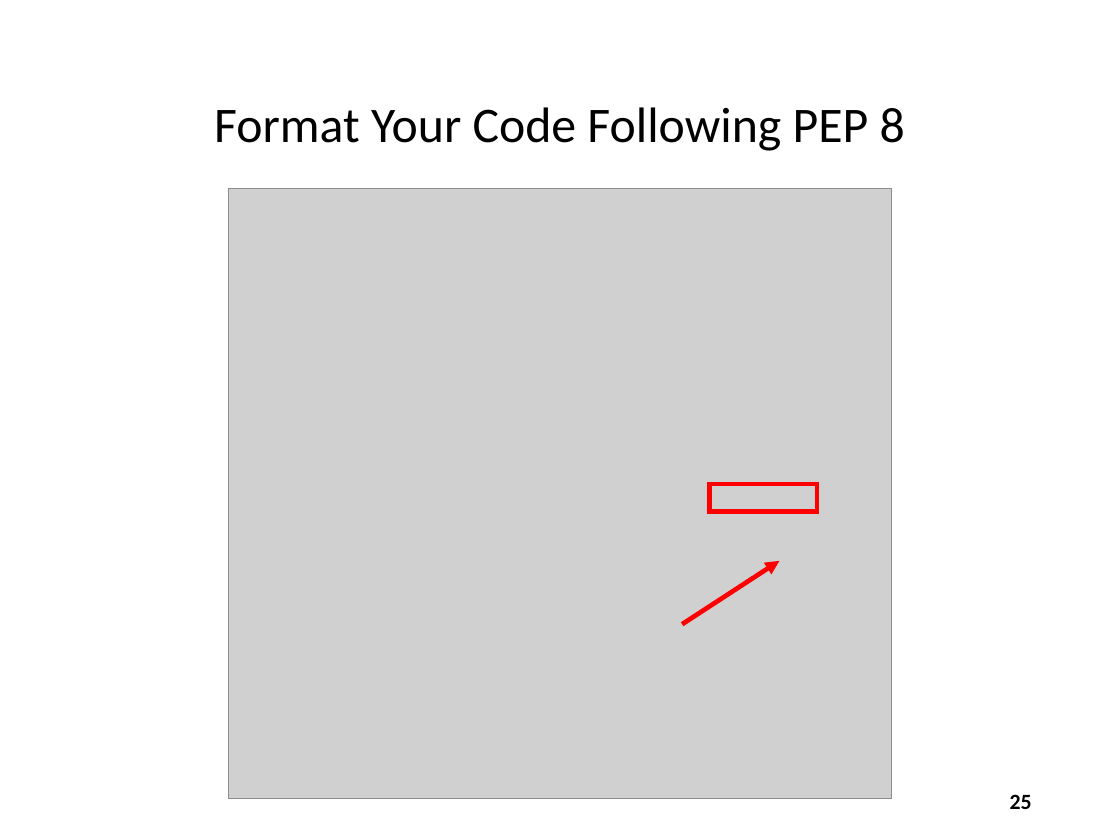
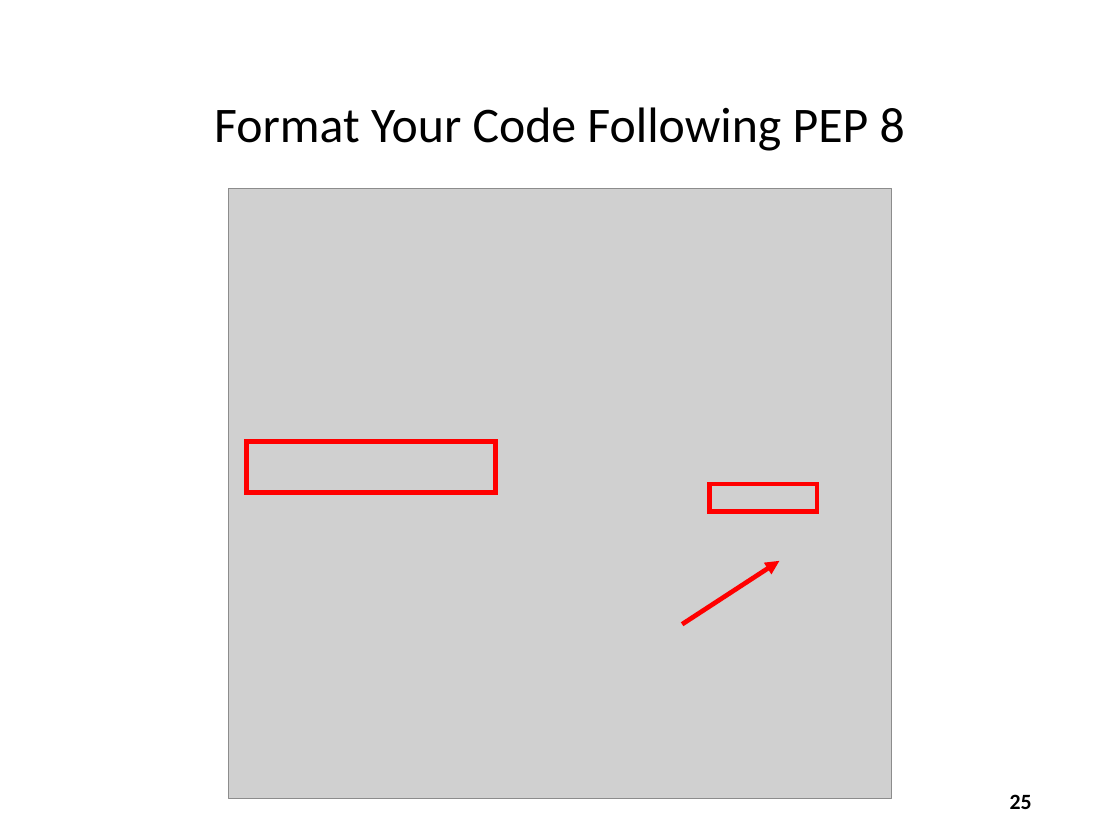
Before and after one commit to dbiersach/scicomp101, a slide deck: slide 25 of Session 03 - Making Line Graphs/Session 03 - Making Line Graphs.pptx. Drawn at 1120x840 pixels with LibreOffice and Linux fonts; fonts in the diff are those of the drawing; grey boxes stand for pictures. Boxes give left, top, right and bottom in pixels: in the first picture for what was removed or moved away, otherwise in the second. Text is boxed around its words. In the diff, an @@ line names an element or a change of style, - is before the commit and + after.

```diff
--- a/Session 03 - Making Line Graphs/Session 03 - Making Line Graphs.pptx
+++ b/Session 03 - Making Line Graphs/Session 03 - Making Line Graphs.pptx
@@ rectangle added at <box>246,441,495,493</box>, outline #FF0000 3 pt @@
```
Also in this commit, not shown: 2 other slides changed.
